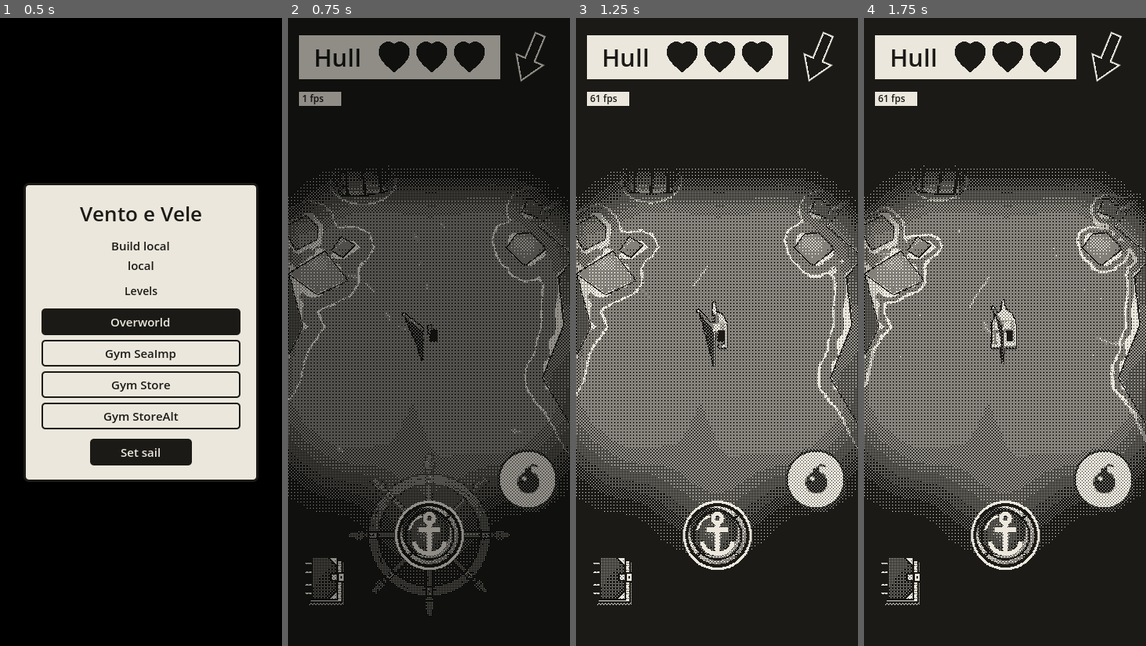
Above: before the commit, frames 1-4 (left to right).
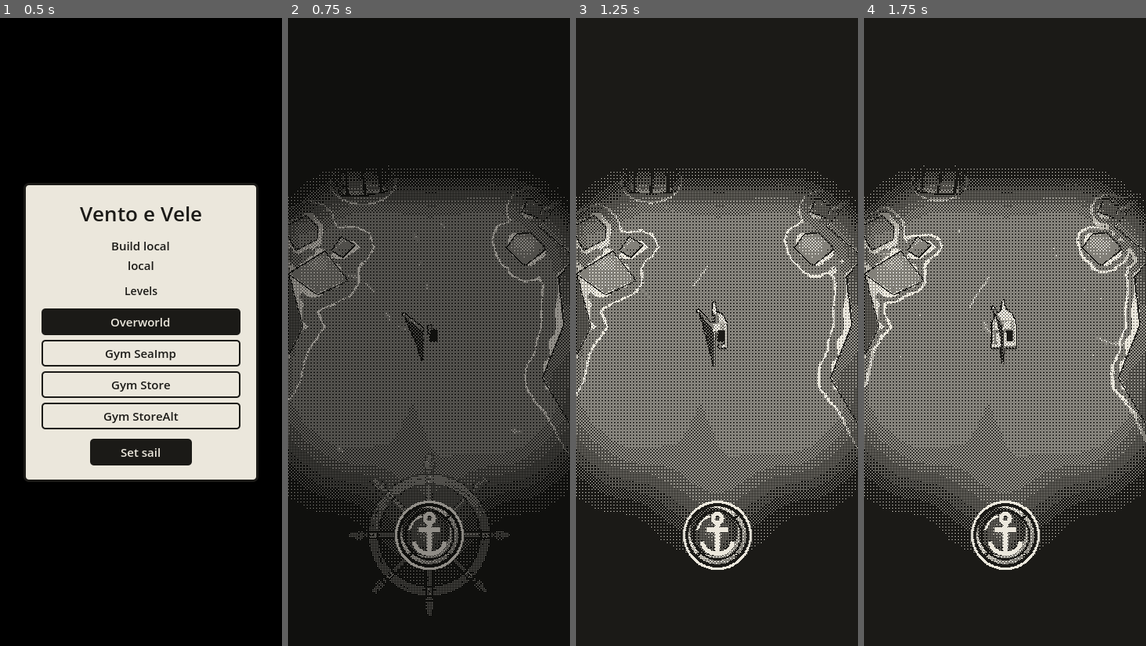
Above: after the commit, the same moments.

Repository: EnricoLabarile/Sail
Game: Godot game, scene res://Assets/Scenes/Overworld.tscn
Two runs of this game, one before a commit and one after it. Both use one fixed random seed, a clock stepped at 60 frames per second and the inputs below.
Inputs (mouse positions are in pixels of both pictures, inside the frame that each line leads up to):
- Up to frame 1 (0.5 s): no input
- Up to frame 2 (0.75 s): click "Set sail" at 0.5 s
- Up to frame 3 (1.25 s): no input
- Up to frame 4 (1.75 s): tap Enter (ui_accept) at 1.25, 1.52 s; move the mouse to (1067, 300) at 1.27 s; hold Right (ui_right) from 1.28 s (still down); click (1067, 300) at 1.42 s

Frame 1 is identical in both runs. In frame 2, 5.2% of the frame differs, in the area x 3-96%, y 2-94%; in frame 3, 5.2%; in frame 4, 5.2%.

Commit message:
At anchor or tied up only the hub shows: a Hud autoload hides the icons, with start, talk and store as other reasons
Co-Authored-By: Claude Opus 5.5 <noreply@anthropic.com>
Claude-Session: https://claude.ai/code/session_0154zeqDuhZHz7ZXLE21BuMs

Diff:
--- a/Assets/Boat/boat.gd
+++ b/Assets/Boat/boat.gd
@@ -134,7 +134,13 @@
 var bow_wave_frame := 0.0      # the bow wave's flipbook frame, counting up
 var in_shallows := false     # land within shallows_width? (looked again every shallows_check_time seconds)
 var shallows_wait := 0.0     # seconds left before the next look
-var anchored := true   # she starts at anchor: hold the wheel's hub (or press Space) to weigh it
+## At anchor (or tied up at a pier)? She starts at anchor: hold the wheel's hub (or press Space) to weigh it.
+## Whenever it changes, the icons on the screen hide or come back (Enrico: at anchor only the hub shows;
+## the Hud autoload, Assets/UI/hud.gd). (A setter: like a Blueprint "Set" node that also runs some code.)
+var anchored := true:
+	set(value):
+		anchored = value
+		Hud.set_hidden("anchor", ["hidden_at_start"], anchored)
 var belly := 0.0       # how full the sail is: -1 full to port (left), 0 flat, +1 full to starboard (right)
 var knock := Vector3.ZERO   # the push of a bump (m/s, a direction on the sea): added to her motion, fades away
 var drift := Vector3.ZERO   # the current's push (m/s, downwind): added to her motion
@@ -190,6 +196,7 @@
 
 func _ready() -> void:
 	add_to_group("player_boat")
+	Hud.set_hidden("anchor", ["hidden_at_start"], anchored)   # she starts at anchor: the icons hidden
 	# PHYSICS INTERPOLATION (Project Settings > Physics > Common, on): she moves in _physics_process, 60 times a
 	# second, but the phone draws the screen at its own uneven pace; Godot draws her where she'd be between two
 	# ticks, so she glides instead of jumping. Only she (and what's inside her) is smoothed: everything else in the
--- a/Assets/Landscape/store/store_counter.gd
+++ b/Assets/Landscape/store/store_counter.gd
@@ -62,9 +62,9 @@
 ## While the counter is open: no wheel, wind vane, hearts, logbook or bomb button (the prototype hid them too),
 ## and the anchor can't be worked (boat.talking, as during a talk), so she can't sail off with it open.
 func set_game_controls(on: bool) -> void:
-	for group in ["hidden_while_talking", "hidden_at_start"]:
-		for node in get_tree().get_nodes_in_group(group):
-			node.visible = on
+	# The icons through the Hud autoload (Assets/UI/hud.gd), so closing the counter while tied up doesn't bring
+	# them back: she's still at a pier, which counts as at anchor.
+	Hud.set_hidden("store", ["hidden_while_talking", "hidden_at_start"], not on)
 	var helm := get_tree().get_first_node_in_group("helm") as CanvasItem
 	if helm:
 		helm.visible = on
--- /dev/null
+++ b/Assets/UI/hud.gd
@@ -0,0 +1,40 @@
+extends Node
+## THE HUD'S VISIBILITY (the autoload "Hud", like a GameInstance subsystem in Unreal): decides whether the icons on
+## the screen (the wind vane, the hearts, the logbook button, the bomb button) show or not.
+##
+## Several things want them hidden, each for its own reason, and they mustn't undo each other:
+##   "start"  until "Set sail" (start_screen.gd)
+##   "anchor" while the boat is at anchor or tied up (boat.gd, Enrico: only the hub then)
+##   "talk"   while someone talks (talk_box.gd: only the wind vane and the hearts)
+##   "store"  while the store's counter is open (store_counter.gd)
+## Each one says "hide these groups for my reason" or "my reason is gone" (set_hidden); an icon shows only when no
+## reason at all is hiding it. So a talk ending at anchor doesn't bring the icons back while she's still anchored.
+## The icons are found by their groups (Node dock → Groups, like Actor Tags in Unreal): "hidden_at_start" (all four)
+## and "hidden_while_talking" (the wind vane and the hearts).
+
+const GROUPS := ["hidden_at_start", "hidden_while_talking"]   # every group of icons this looks after
+
+var reasons := {}   # reason → the groups it hides, e.g. {"anchor": ["hidden_at_start"]}
+
+
+## Hide (hidden = true) or stop hiding (false) the icons in `groups`, for `reason`.
+func set_hidden(reason: String, groups: Array, hidden: bool) -> void:
+	if hidden:
+		reasons[reason] = groups
+	else:
+		reasons.erase(reason)
+	refresh()
+
+
+## Shows every icon no reason hides, hides the rest.
+func refresh() -> void:
+	# 1. Which nodes are hidden by at least one reason.
+	var hidden_nodes := {}
+	for reason in reasons:
+		for group in reasons[reason]:
+			for node in get_tree().get_nodes_in_group(group):
+				hidden_nodes[node] = true
+	# 2. Every icon: shown unless it's in that list.
+	for group in GROUPS:
+		for node in get_tree().get_nodes_in_group(group):
+			node.visible = not hidden_nodes.has(node)
--- a/Assets/UI/start_screen.gd
+++ b/Assets/UI/start_screen.gd
@@ -45,6 +45,9 @@
 	style_button(start_button, true)           # "Set sail" inked, so it stands out from the level list
 	start_button.pressed.connect(_on_start)    # when it's pressed, call _on_start
 	get_tree().paused = true                   # everything waits for "Set sail"
+	# A level loaded in the middle of a talk or a trade: those reasons to hide the icons are gone (Hud autoload).
+	Hud.set_hidden("talk", [], false)
+	Hud.set_hidden("store", [], false)
 	_show_controls.call_deferred(false)        # after every node is ready (and in its group): hide the controls
 
 
@@ -56,10 +59,10 @@
 	lift_curtain()
 
 
-## Hides (or shows) every node in the group "hidden_at_start".
+## Hides (or shows) every node in the group "hidden_at_start", through the Hud autoload (Assets/UI/hud.gd): after
+## "Set sail" they still stay hidden while she's at anchor (Enrico: at anchor only the hub shows).
 func _show_controls(show: bool) -> void:
-	for node in get_tree().get_nodes_in_group("hidden_at_start"):
-		node.visible = show
+	Hud.set_hidden("start", ["hidden_at_start"], not show)
 
 
 # ---------- The levels ----------
--- a/Assets/UI/talk_box/talk_box.gd
+++ b/Assets/UI/talk_box/talk_box.gd
@@ -93,9 +93,10 @@
 
 
 ## Hides (or shows again) every node in the group "hidden_while_talking": the wind vane and the hearts.
+## (Through the Hud autoload, Assets/UI/hud.gd: at the end of a talk they come back only if nothing else, like the
+## anchor, still hides them.)
 func _show_hud(show: bool) -> void:
-	for node in get_tree().get_nodes_in_group("hidden_while_talking"):
-		node.visible = show
+	Hud.set_hidden("talk", ["hidden_while_talking"], not show)
 
 
 ## The boat ignores the anchor button's long press while someone is talking (boat.gd toggle_anchor).
--- a/project.godot
+++ b/project.godot
@@ -23,6 +23,7 @@
 Fog="*res://Assets/Landscape/world/fog.gd"
 Sfx="*res://Assets/SFX/sfx.tscn"
 Inventory="*res://Assets/Inventory/inventory.gd"
+Hud="*res://Assets/UI/hud.gd"
 
 [display]
 
Not shown, added: Assets/UI/hud.gd.uid
Not shown, changed: CLAUDE.md
